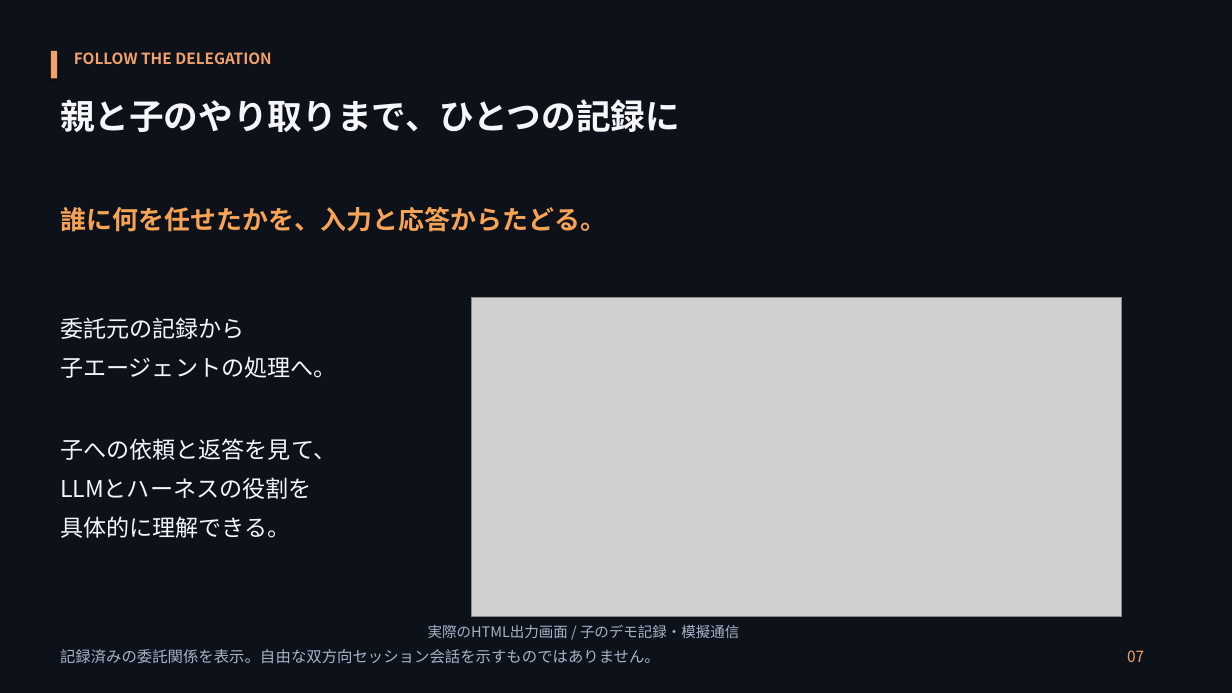
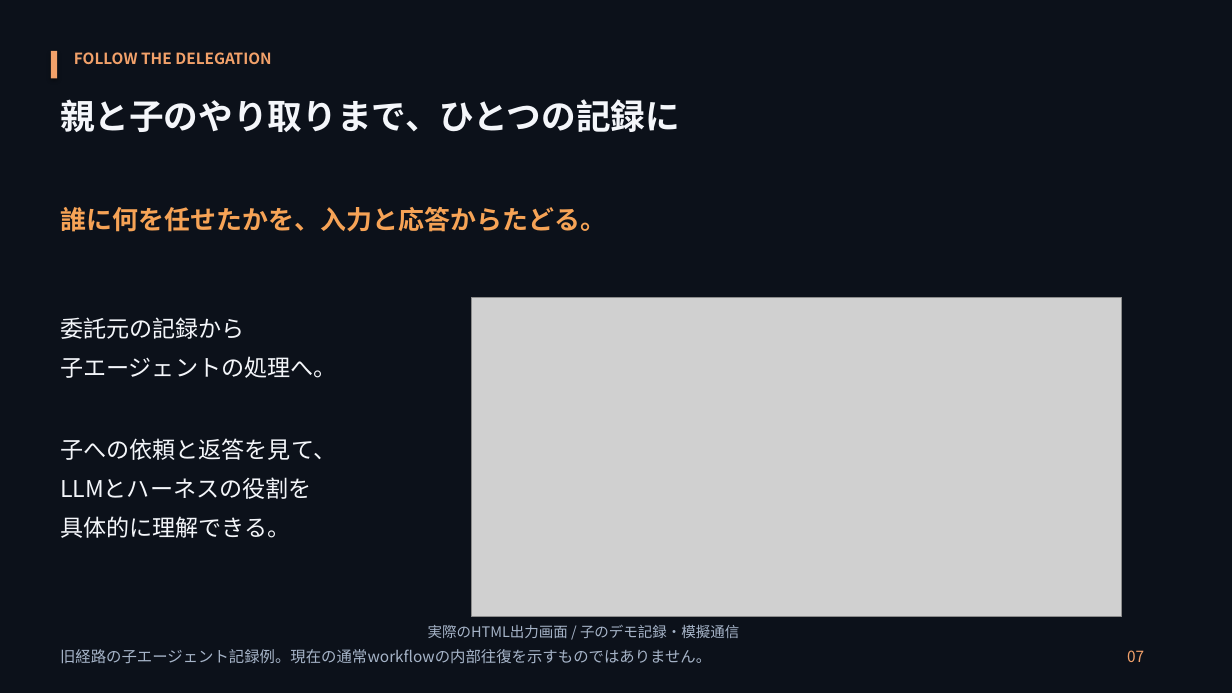
Before and after one commit to hiroto-k0306/Xharness, a slide deck: slide 7 of docs/presentations/20261008/XHarness-introduction-final.pptx. Drawn at 1232x693 pixels with LibreOffice and Linux fonts; fonts in the diff are those of the drawing; grey boxes stand for pictures. Boxes give left, top, right and bottom in pixels: in the first picture for what was removed or moved away, otherwise in the second. Text is boxed around its words. In the diff, an @@ line names an element or a change of style, - is before the commit and + after.

```diff
--- a/docs/presentations/20261008/XHarness-introduction-final.pptx
+++ b/docs/presentations/20261008/XHarness-introduction-final.pptx
@@ text at bbox=[60, 649, 711, 664]: text changed @@
-記録済みの委託関係を表示。自由な双方向セッション会話を示すものではありません。
+旧経路の子エージェント記録例。現在の通常workflowの内部往復を示すものではありません。
```
Also in this commit, not shown: 6 other slides changed, 3 other files.
